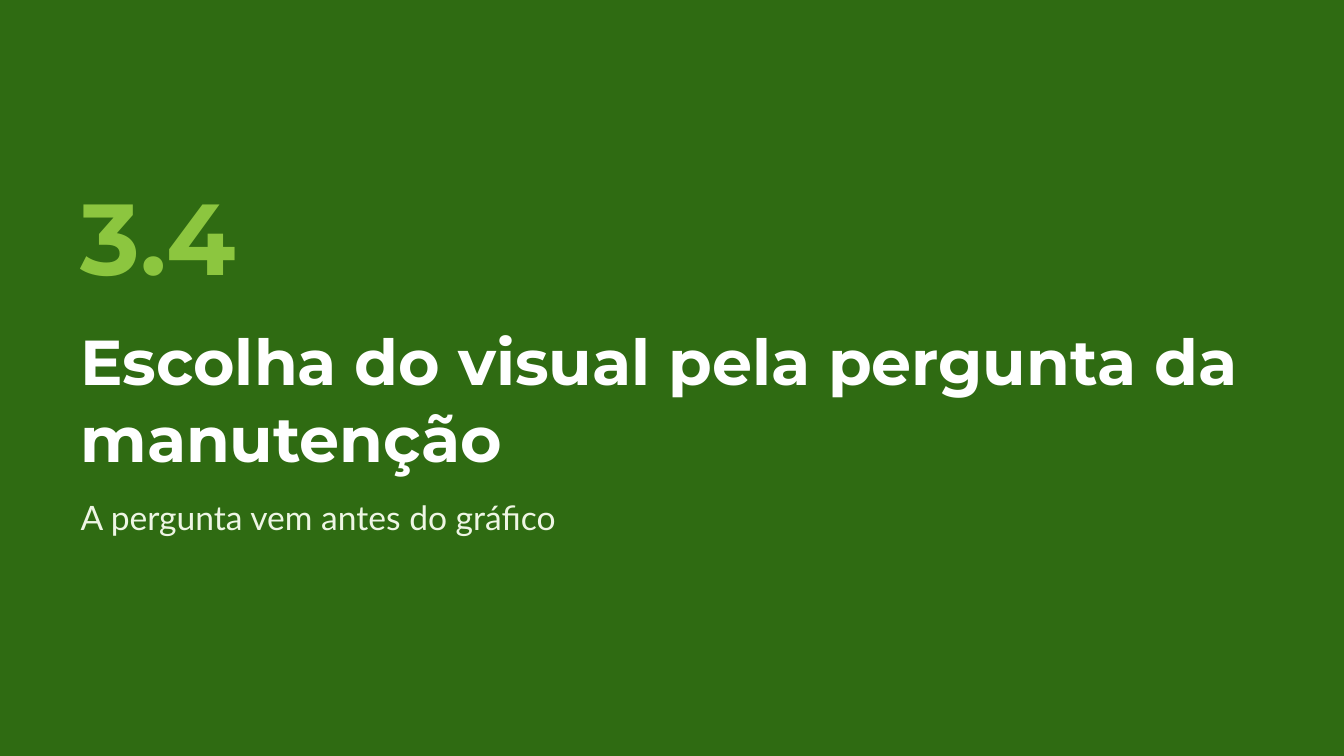
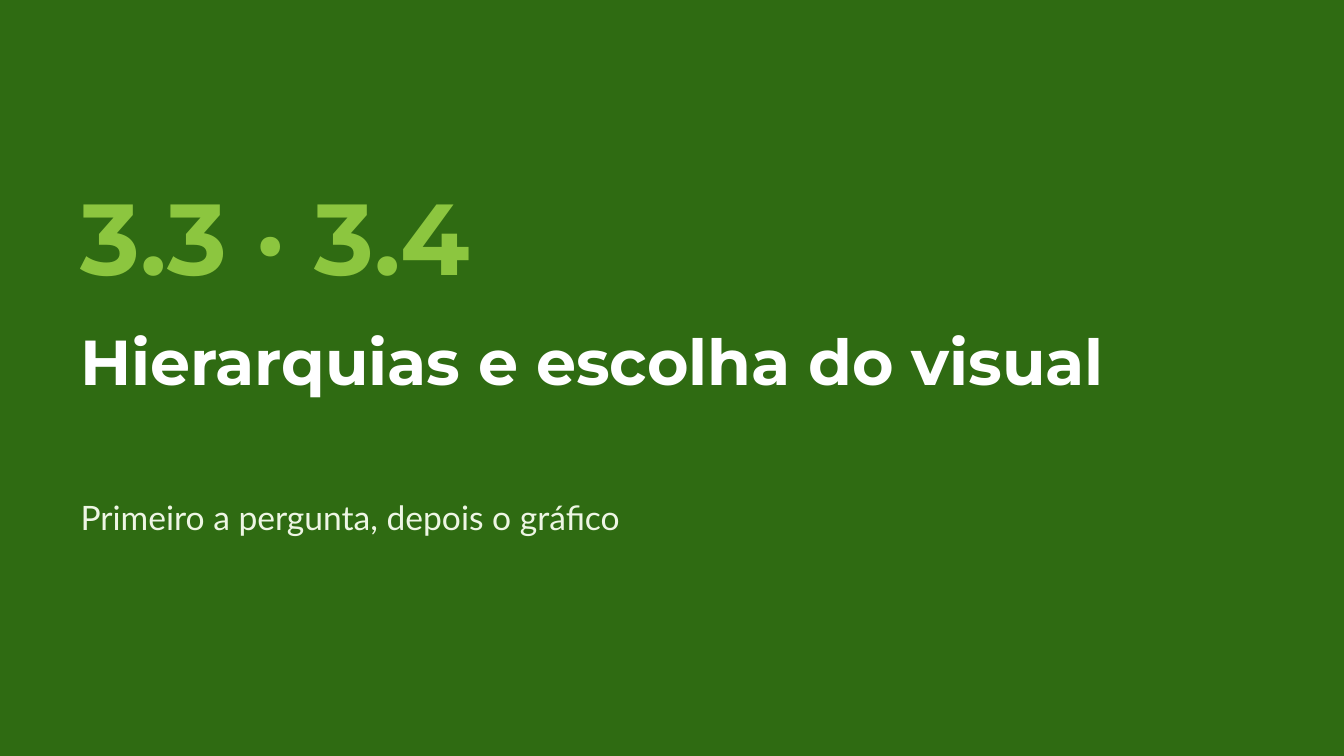
Before and after one commit to IsraelMdc/Curso_PowerBI_Dax, a slide deck: slide 9 of Aulas/Power BI e DAX para Manutenção — Dia 3 · O painel que responde perguntas.pptx (slide 13 before the commit). Drawn at 1344x756 pixels with LibreOffice and Linux fonts; fonts in the diff are those of the drawing. Boxes give left, top, right and bottom in pixels: in the first picture for what was removed or moved away, otherwise in the second. Text is boxed around its words. In the diff, an @@ line names an element or a change of style, - is before the commit and + after.

```diff
--- a/Aulas/Power BI e DAX para Manutenção — Dia 3 · O painel que responde perguntas.pptx
+++ b/Aulas/Power BI e DAX para Manutenção — Dia 3 · O painel que responde perguntas.pptx
@@ text at box(81, 204, 471, 276): text changed @@
-3.4
+3.3 · 3.4
@@ text at box(81, 335, 1104, 398): text changed @@
-Escolha do visual pela pergunta da manutenção
+Hierarquias e escolha do visual
@@ text at box(81, 505, 620, 536): text changed @@
-A pergunta vem antes do gráfico
+Primeiro a pergunta, depois o gráfico
```
Also in this commit, not shown: 24 other slides changed, 1 slide added, 10 slides removed, 4 other files.
